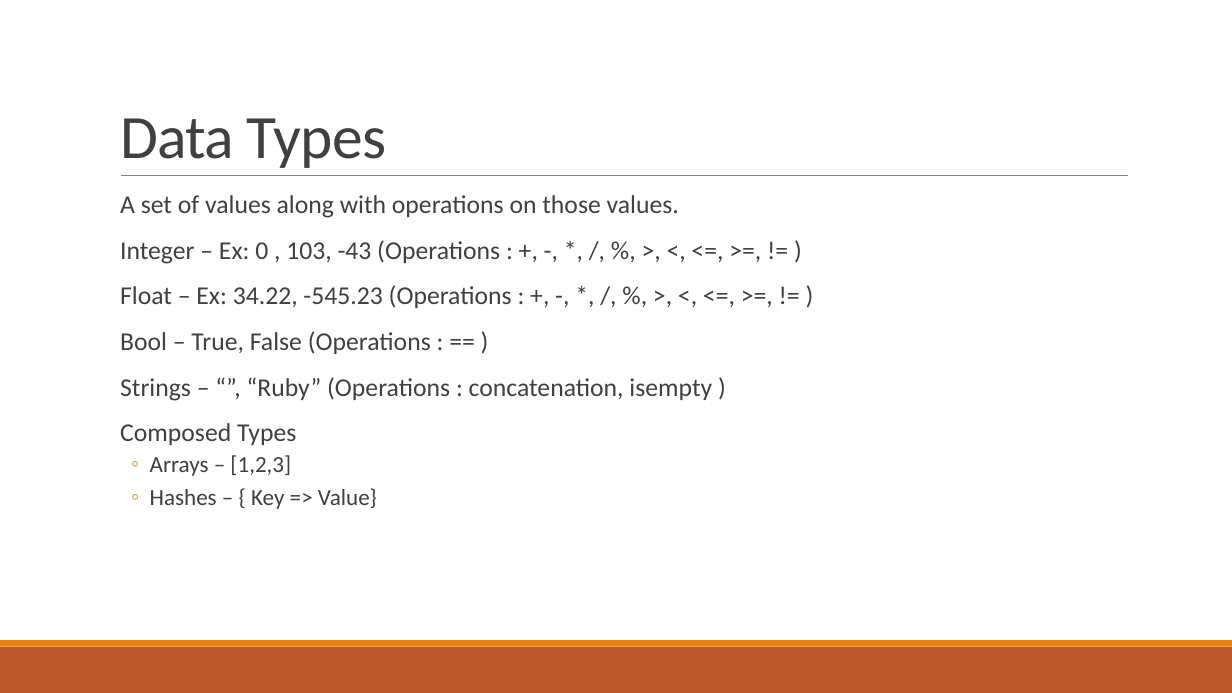
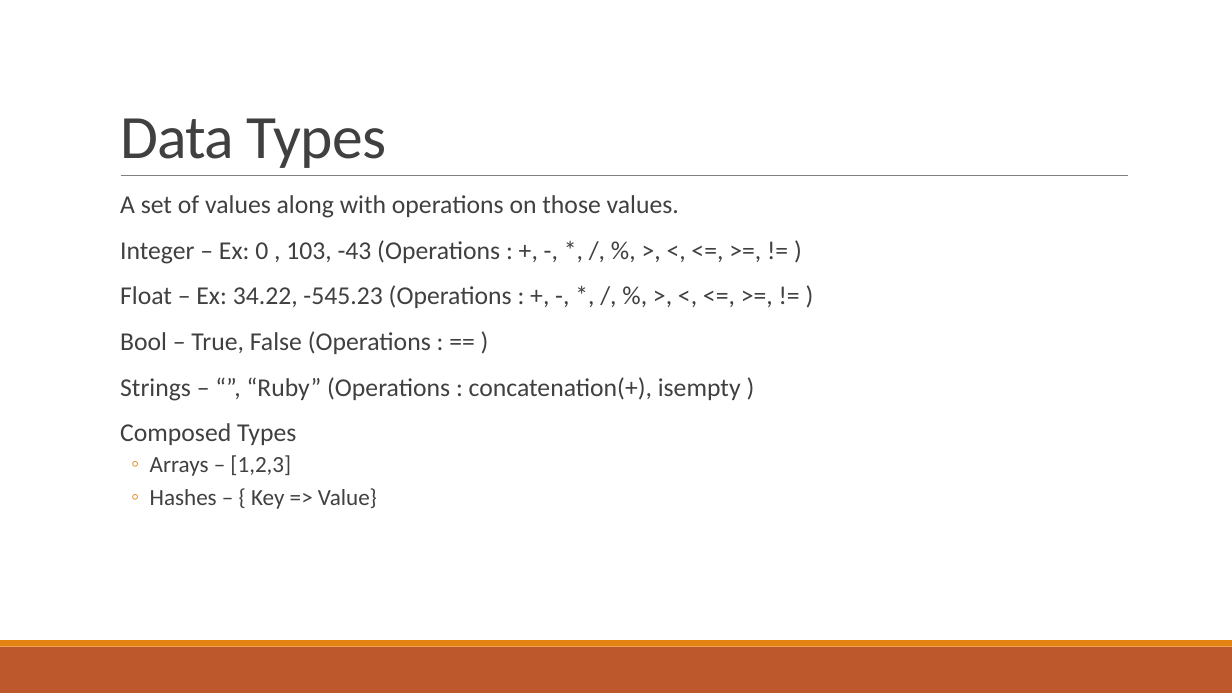
Before and after one commit to pawan9489/TeachingRuby, a slide deck: slide 7 of Session1-Intro.pptx. Drawn at 1232x693 pixels with LibreOffice and Linux fonts; fonts in the diff are those of the drawing. Boxes give left, top, right and bottom in pixels: in the first picture for what was removed or moved away, otherwise in the second. Text is boxed around its words. In the diff, an @@ line names an element or a change of style, - is before the commit and + after.

```diff
--- a/Session1-Intro.pptx
+++ b/Session1-Intro.pptx
@@ text at box(120, 377, 741, 401): text changed @@
-  Strings – “”, “Ruby” (Operations : concatenation, isempty )
+  Strings – “”, “Ruby” (Operations : concatenation(+), isempty )
```
Also in this commit, not shown: 3 other slides changed, 2 slides added, 6 other files.
